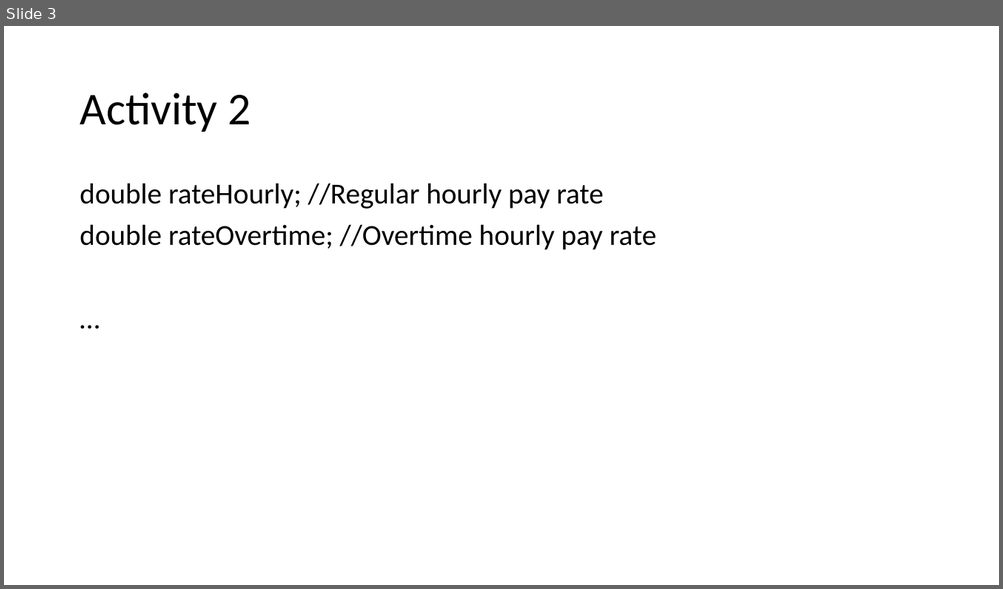
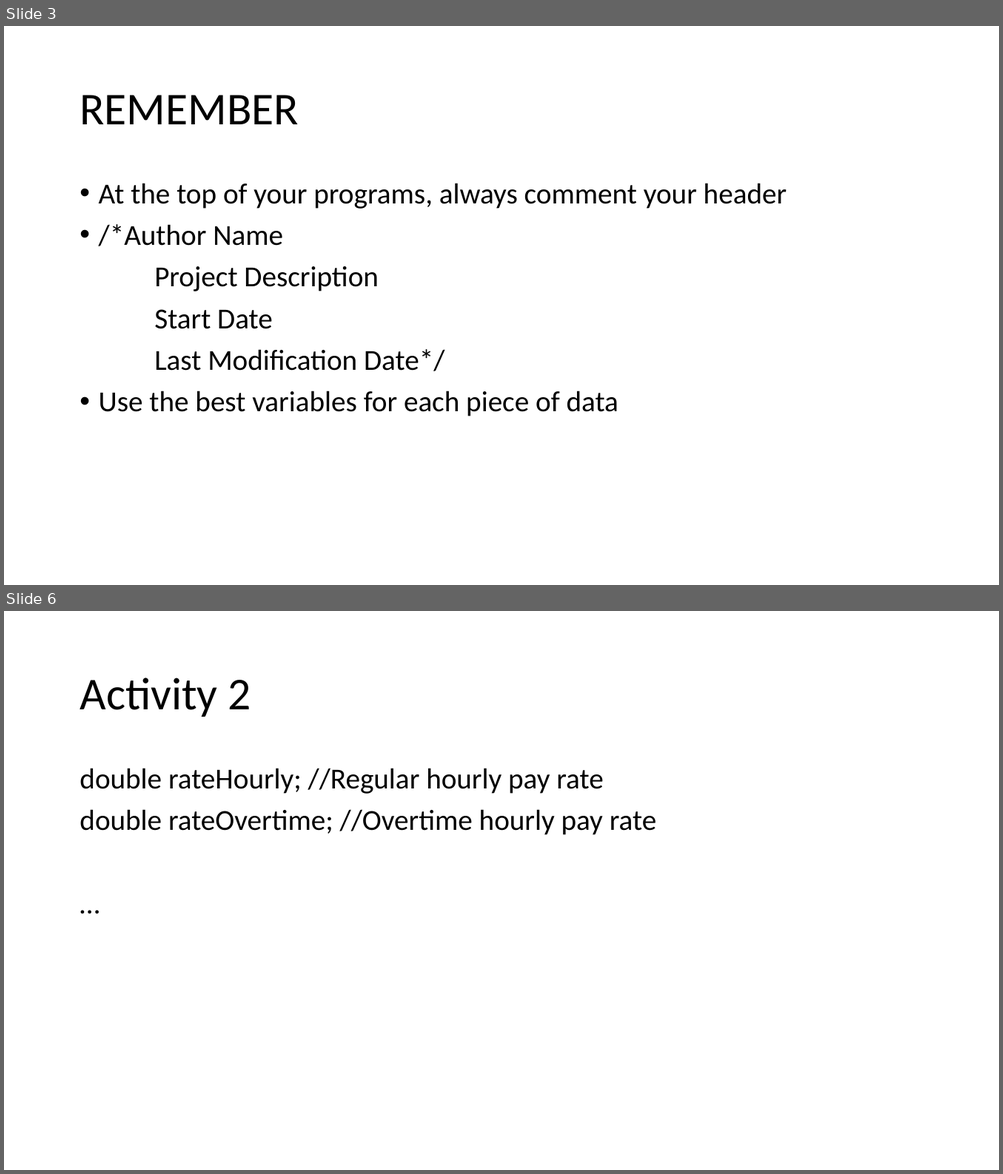
Before and after one commit to kingsman142/CS0007-UTA, a slide deck: Powerpoints/CS0007 Week 4.pptx. Shown one above the other, each under a label of ours: slide 3 before the commit, slides 3 and 6 after it; the slides between them are not shown. The pictures are 1003x589 and 1003x1174 pixels, drawn with LibreOffice and Linux fonts; fonts in the diff are those of the drawing. Boxes give left, top, right and bottom in pixels: in the first picture for what was removed or moved away, otherwise in the second. Text is boxed around its words. In the diff, an @@ line names an element or a change of style, - is before the commit and + after.

```diff
--- a/Powerpoints/CS0007 Week 4.pptx
+++ b/Powerpoints/CS0007 Week 4.pptx
@@ slide 3 added at <box>4,26,999,585</box>, background #FFFFFF @@
@@ title added at <box>79,95,299,124</box>, 44 pt, text #000000 @@
+REMEMBER
@@ text added at <box>99,183,786,417</box>, 28 pt, text #000000 @@
+• At the top of your programs, always comment your header
+• /*Author Name
+Project Description
+Start Date
+Last Modification Date*/
+• Use the best variables for each piece of data
@@ what was slide 3 is now slide 6 @@
```
Also in this commit, not shown: 2 slides changed, 3 other slides added.
